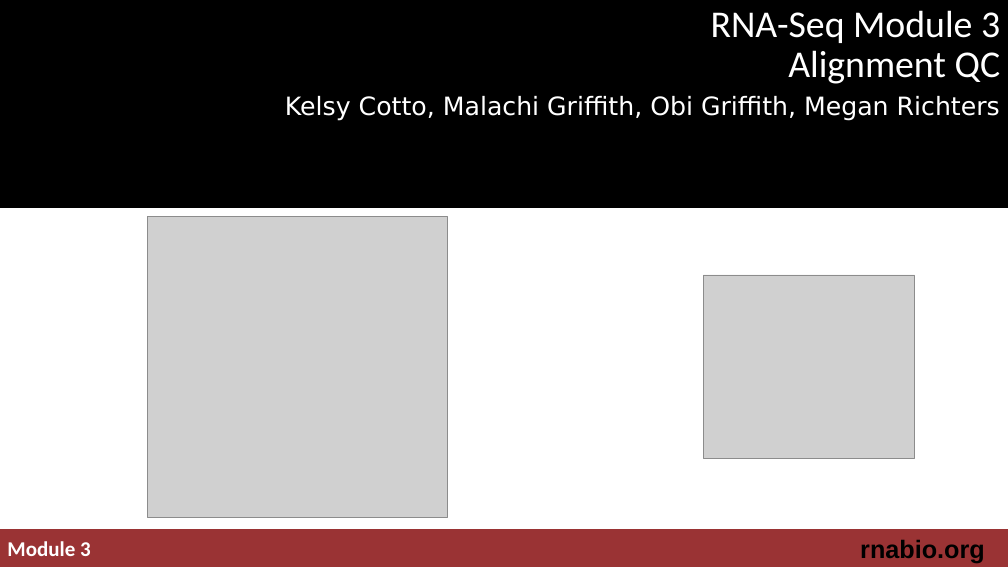
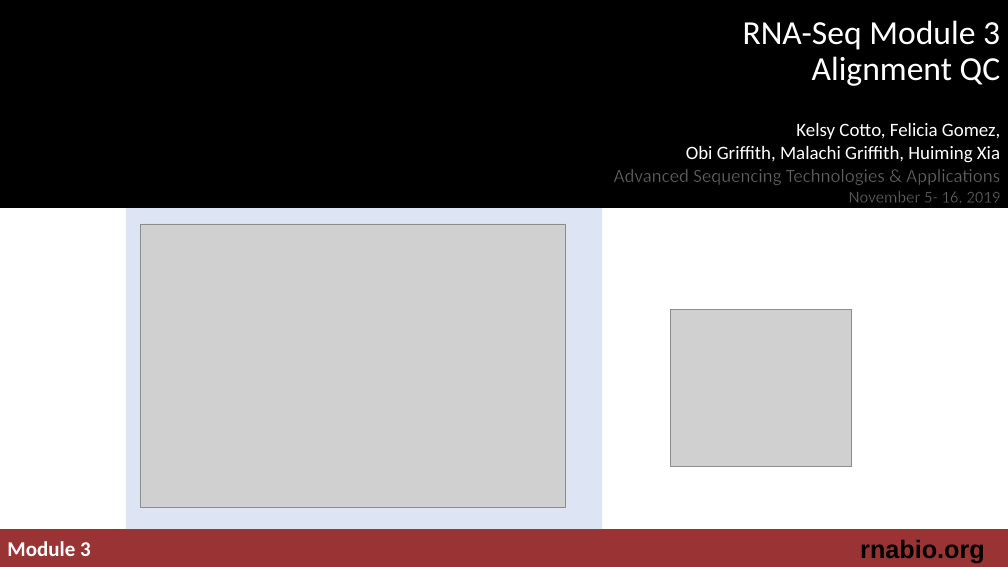
Before and after one commit to griffithlab/rnabio.org, a slide deck: slide 1 of assets/lectures/cshl/2019/mini/RNASeq_MiniLecture_03_04_alignmentQC.pptx. Drawn at 1008x567 pixels with LibreOffice and Linux fonts; fonts in the diff are those of the drawing; grey boxes stand for pictures; background and template pictures are left out. Boxes give left, top, right and bottom in pixels: in the first picture for what was removed or moved away, otherwise in the second. Text is boxed around its words. In the diff, an @@ line names an element or a change of style, - is before the commit and + after.

```diff
--- a/assets/lectures/cshl/2019/mini/RNASeq_MiniLecture_03_04_alignmentQC.pptx
+++ b/assets/lectures/cshl/2019/mini/RNASeq_MiniLecture_03_04_alignmentQC.pptx
@@ text "RNA-Seq Module 3 Alignment QC": place and size @@
-text "RNA-Seq Module 3 Alignment QC" at [711, 10, 1001, 84]
+text "RNA-Seq Module 3 Alignment QC" at [743, 20, 1001, 86]
@@ text "RNA-Seq Module 3 Alignment QC" at [743, 20, 1001, 86]: size 36 to 32 pt; vertical alignment bottom to top @@
@@ subtitle removed at [285, 96, 1000, 121] @@
-Kelsy Cotto, Malachi Griffith, Obi Griffith, Megan Richters
@@ text added at [614, 123, 1000, 203], 18 pt, text #FFFFFF @@
+Kelsy Cotto, Felicia Gomez,
+Obi Griffith, Malachi Griffith, Huiming Xia
+Advanced Sequencing Technologies & Applications
+November 5- 16, 2019
@@ rectangle added at [126, 208, 603, 530], fill #4472C4 at 18% opacity @@
@@ picture: place and size @@
-picture at [147, 216, 448, 516]
+picture at [141, 224, 565, 507]
@@ text removed at [147, 290, 327, 320] @@
-Workshop icon
@@ picture: place and size @@
-picture at [703, 275, 915, 459]
+picture at [671, 310, 851, 467]
```
Also in this commit, not shown: 1 other slide changed, 26 other files.
